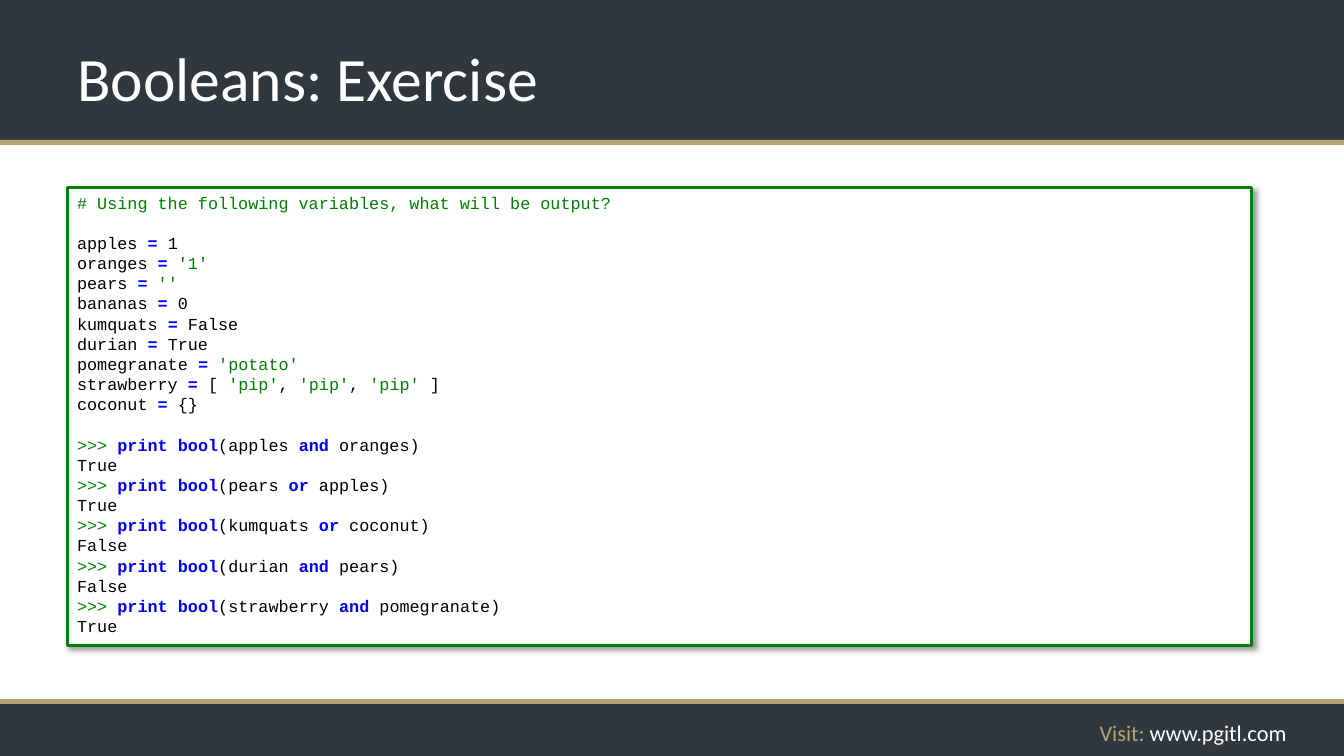
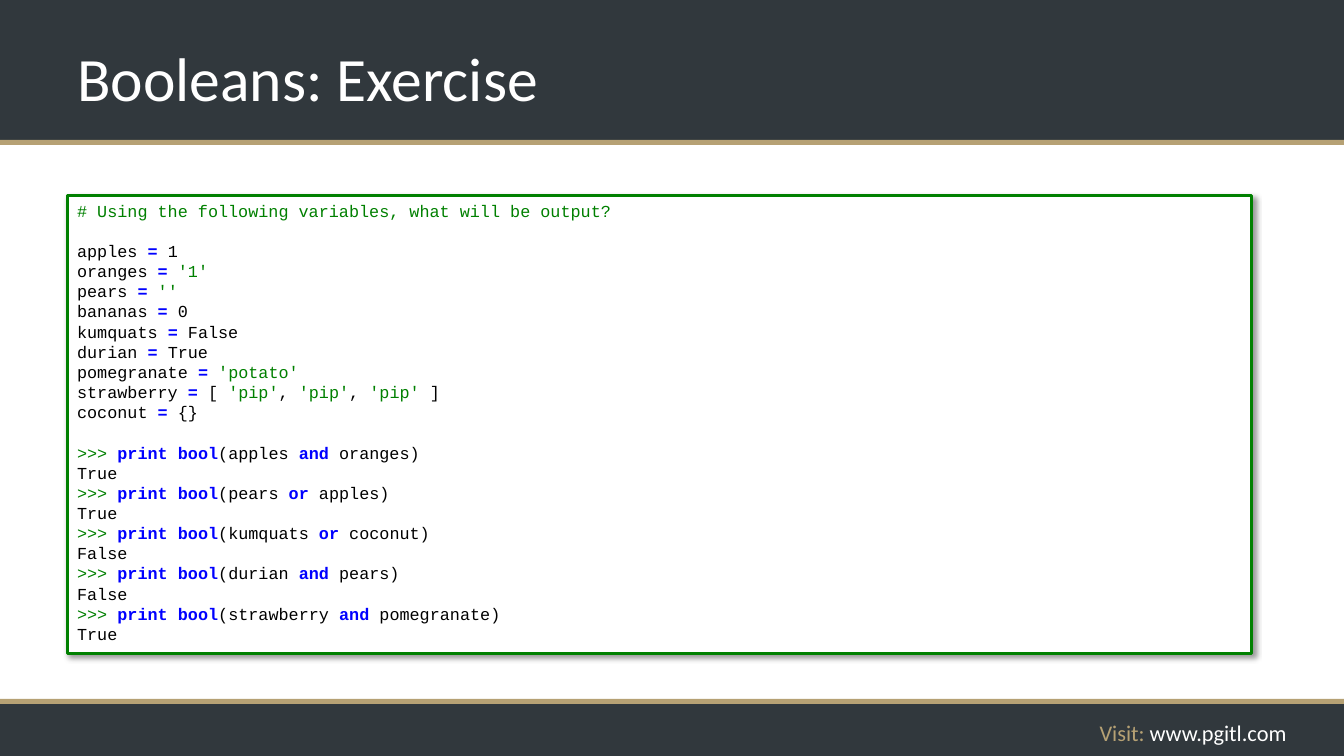
Before and after one commit to rikkouri/project-a, a slide deck: slide 57 of Programming Foundations.pptx. Drawn at 1344x756 pixels with LibreOffice and Linux fonts; fonts in the diff are those of the drawing; background and template pictures are left out. Boxes give left, top, right and bottom in pixels: in the first picture for what was removed or moved away, otherwise in the second. Text is boxed around its words. In the diff, an @@ line names an element or a change of style, - is before the commit and + after.

Commit message:
More code box alignment corrections

```diff
--- a/Programming Foundations.pptx
+++ b/Programming Foundations.pptx
@@ rectangle "# Using the following variables, ...": place and size @@
-rectangle "# Using the following variables, ..." at [68, 188, 1252, 645]
+rectangle "# Using the following variables, ..." at [68, 196, 1252, 653]
```
Also in this commit, not shown: 13 other slides changed.
